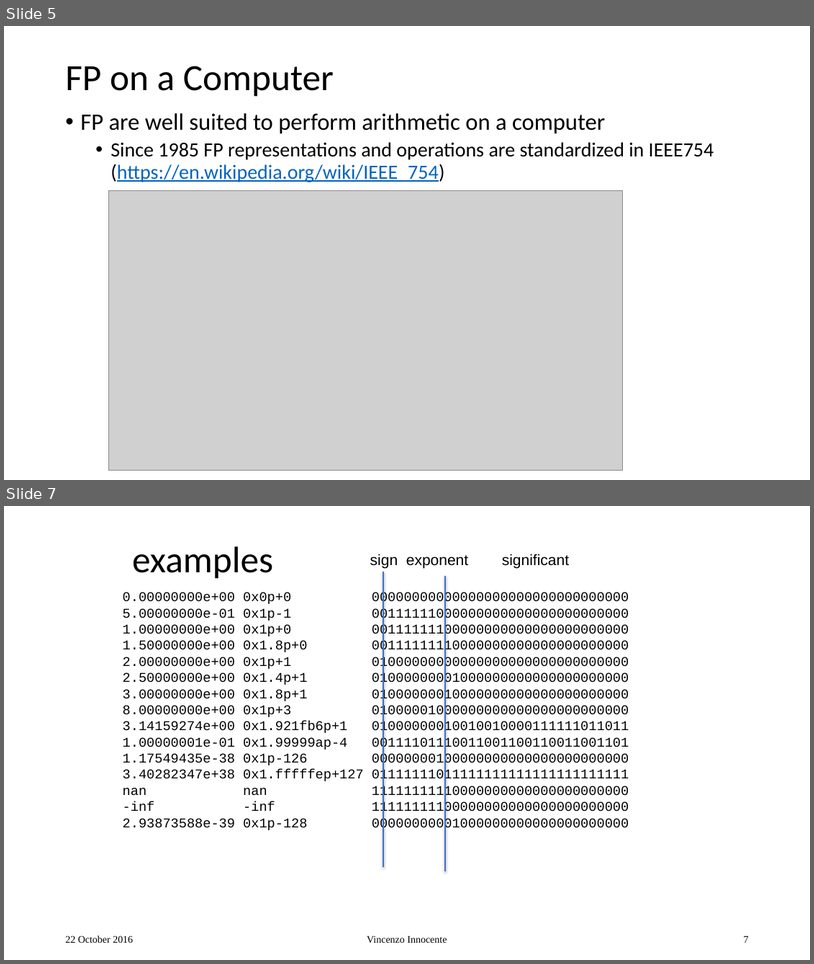
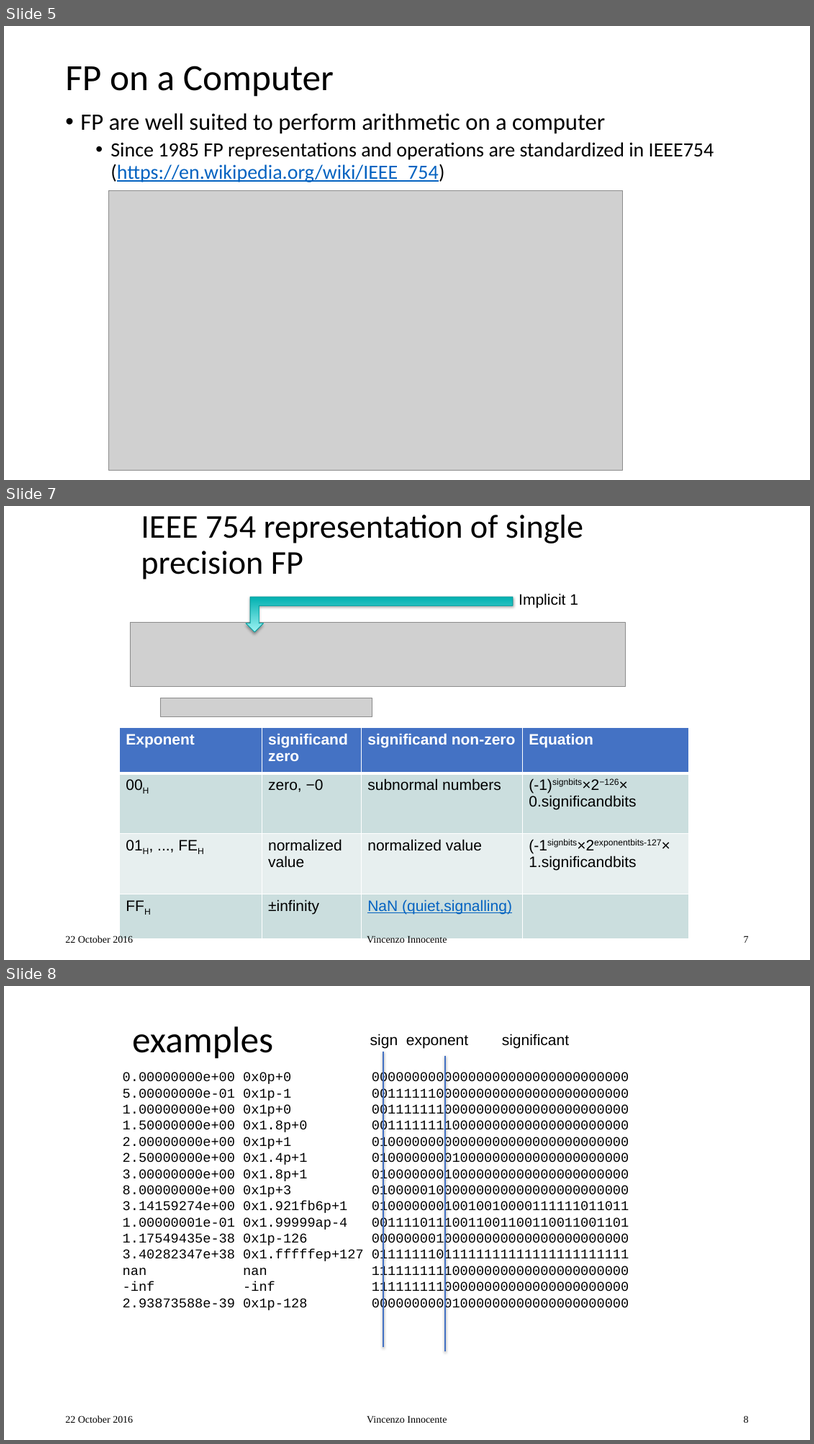
Before and after one commit to VinInn/FPCourse, a slide deck: Slides/FPforScientist.pptx. Shown one above the other, each under a label of ours: slides 5 and 7 before the commit, slides 5, 7 and 8 after it; the slides between them are not shown. The pictures are 814x964 and 814x1444 pixels, drawn with LibreOffice and Linux fonts; fonts in the diff are those of the drawing; grey boxes stand for pictures. Boxes give left, top, right and bottom in pixels: in the first picture for what was removed or moved away, otherwise in the second. Text is boxed around its words. In the diff, an @@ line names an element or a change of style, - is before the commit and + after.

```diff
--- a/Slides/FPforScientist.pptx
+++ b/Slides/FPforScientist.pptx
@@ slide 7 added at (4,506,810,960), background #FFFFFF @@
@@ title added at (141,515,584,579), 39.6 pt, text #000000 @@
+IEEE 754 representation of single precision FP
@@ freeform shape added at (246,597,513,632), fill gradient #9DF3F3 to #00B0B0, outline #009999 0.75 pt @@
@@ text added at (519,593,579,608), 18 pt, text #000000 @@
+Implicit 1
@@ picture added at (130,622,625,687) @@
@@ picture added at (160,698,372,717) @@
@@ table added at (120,728,690,939), 4 rows, 4 columns @@
+Exponent | significand zero | significand non-zero | Equation
+00H | zero, −0 | subnormal numbers | (-1)signbits×2−126× 0.significandbits
+01H, ..., FEH | normalized value | normalized value | (-1signbits×2exponentbits-127× 1.significandbits
+FFH | ±infinity | NaN (quiet,signalling) | 
@@ text added at (65,935,133,942), 12 pt, text #000000 @@
+22 October 2016
@@ text added at (367,936,447,944), 12 pt, text #000000 @@
+Vincenzo Innocente
@@ page number added at (744,935,749,942), 12 pt, text #000000 @@
+7
@@ what was slide 7 is now slide 8 @@
@@ page number at (744,1415,749,1422): text changed @@
-7
+8
```
Also in this commit, not shown: 3 slides changed, 3 other slides added.
